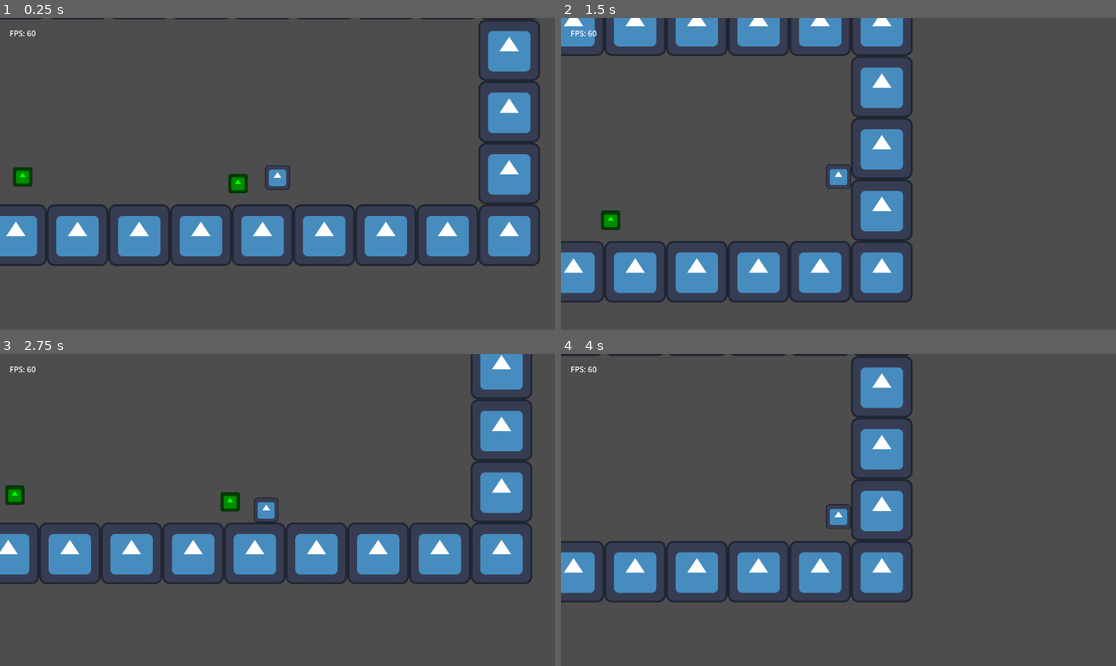
Above: before the commit, frames 1-4 (two rows, left to right).
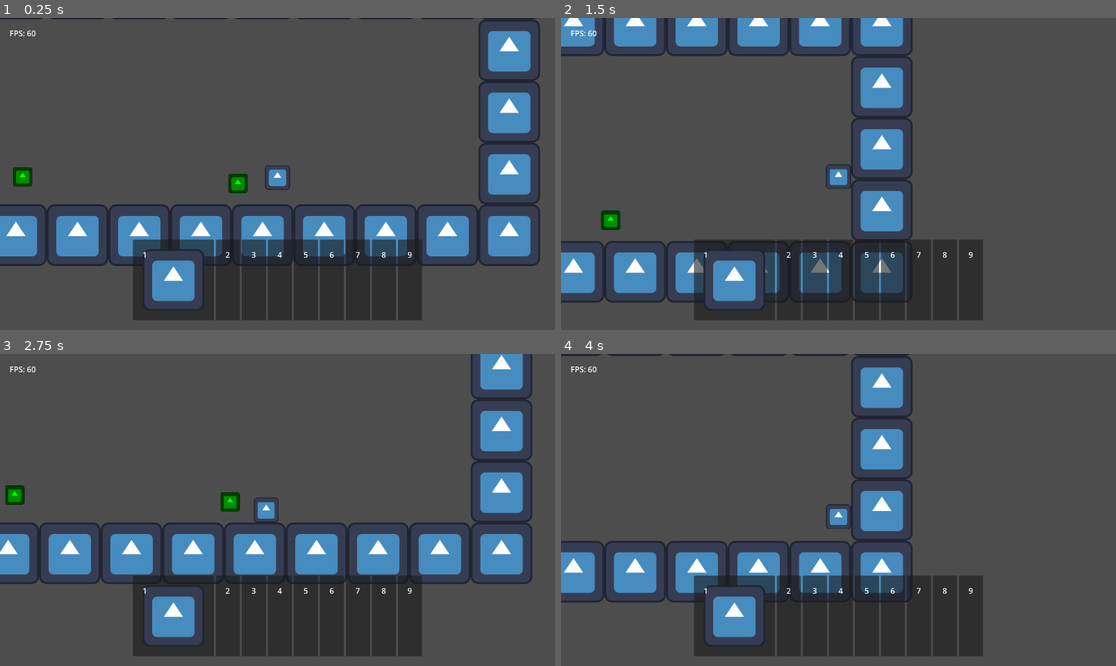
Above: after the commit, the same moments.

Repository: TheHumanMRP/RPG-Life-Tracker
Game: Godot game, scene res://Folders/Systems/Main/Scenes/main_scene.tscn
The game is run twice, just before and just after one commit, with the same random seed, the same clock (stepped at 60 frames per second) and the same inputs. The engine's default icon, where the game draws it, is replaced by a stand-in: a white triangle on a blue panel in a dark square.
Inputs:
- Up to frame 1 (0.25 s): no input
- Up to frame 2 (1.5 s): hold D (move_right) from 0.53 s (still down); tap I (add_test_sword) at 0.6, 1.35 s; tap Space (jump) at 0.77 s
- Up to frame 3 (2.75 s): tap Space (jump) at 1.52 s; release D (move_right) at 2.03 s; hold A (move_left) from 2.03 s (still down); tap I (add_test_sword) at 2.1 s
- Up to frame 4 (4 s): release A (move_left) at 2.78 s; hold D (move_right) from 2.78 s (still down); tap I (add_test_sword) at 2.85, 3.6 s; tap Space (jump) at 3.02, 3.77 s

The runs differ from the first frame. In frame 1, 11% of the frame differs, in the area x 23-76%, y 71-97%; in frame 2, 11%; in frame 3, 11%; in frame 4, 12%.
Error before the commit: Parse Error: Could not parse global class "HotBarLogicComponent" from "res://Folders/Systems/Inventory_System/Scripts/hotbar_logic.gd". (res://Folders/Systems/…

Commit message:
Auto commit at 2026-07-04 22:41:42

Diff:
--- a/Folders/Systems/Inventory_System/Scripts/hotbar_logic.gd
+++ b/Folders/Systems/Inventory_System/Scripts/hotbar_logic.gd
@@ -46,6 +46,8 @@
 
 	hotbar_slots[slot_index] = item_id
 
+	notify_hotbar_changed()
+
 
 func assaign_all_the_items_from_the_inventory_as_index() -> void:
 	var inventory: Array[ItemEntry] = Global.get_inventory()
@@ -56,7 +58,7 @@
 
 		hotbar_slots[i] = inventory[i].item_id
 
-	SignalBus.hotbar_changed.emit()
+	notify_hotbar_changed()
 
 
 # ============================================================================
@@ -68,3 +70,4 @@
 	return hotbar_slots[slot] == EMPTY_HOTBAR_SLOT
 
 func notify_hotbar_changed() -> void:
+	SignalBus.hotbar_changed.emit()
